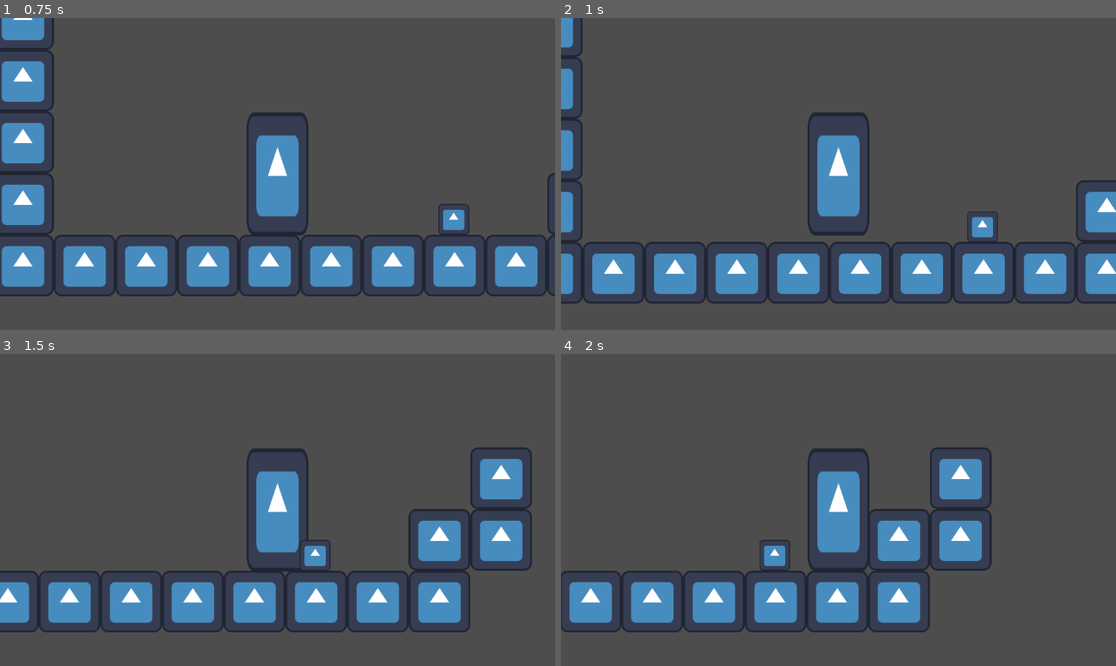
Above: before the commit, frames 1-4 (two rows, left to right).
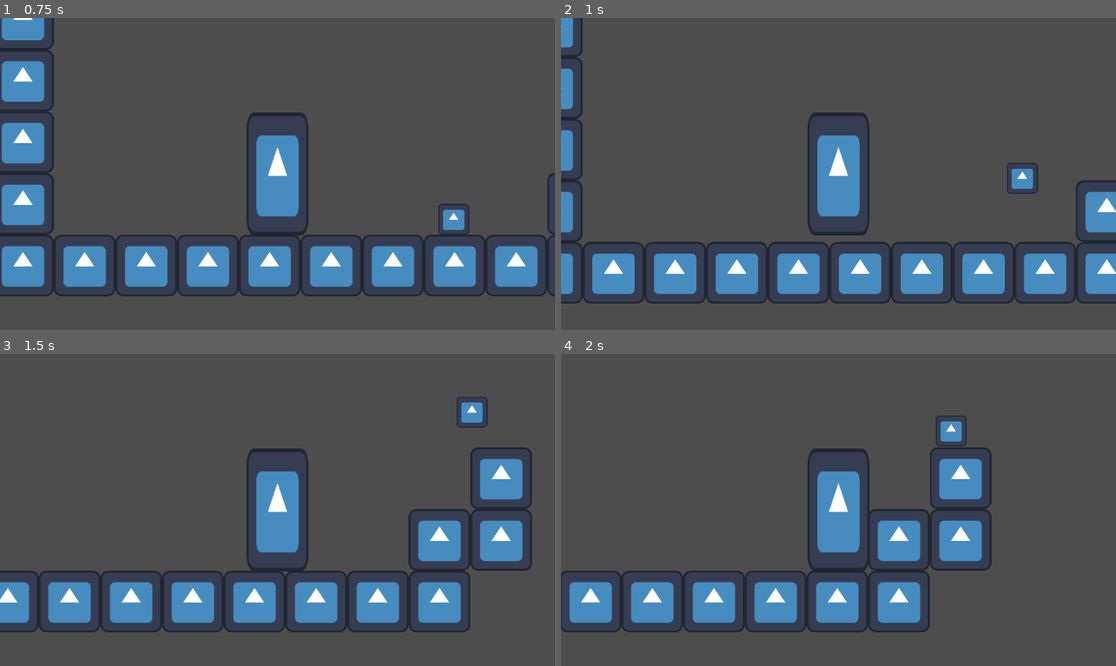
Above: after the commit, the same moments.

Repository: franmatijevic/GreekPlatformer
Game: Godot game, scene res://src/levels/generic_level.tscn
Same seed, same stepped clock (60 frames per second), same inputs: the game is played once before the commit and once after it. The engine's default icon, where the game draws it, is replaced by a stand-in: a white triangle on a blue panel in a dark square.
Inputs:
- Up to frame 1 (0.75 s): hold D (right) from 0.53 s (still down); tap Q (drop_item) at 0.6 s
- Up to frame 2 (1 s): keep holding D (right); tap W (up) at 0.77 s; tap Space (throw_item) at 0.8 s
- Up to frame 3 (1.5 s): keep holding D (right); tap Space (throw_item) at 1.35 s
- Up to frame 4 (2 s): keep holding D (right); tap W (up) at 1.52 s; tap Q (drop_item) at 1.55 s

Frame 1 is identical in both runs. In frame 2, 0.7% of the frame differs, in the area x 73-86%, y 46-72%; in frame 3, 0.7%, in the area x 54-88%, y 13-70%; in frame 4, 0.7%.

Commit message:
Basic item throwing

Diff:
--- a/greekplatformer/src/items/itemScripts/throwable.gd
+++ b/greekplatformer/src/items/itemScripts/throwable.gd
@@ -1,6 +1,7 @@
 extends RigidBody2D
 
 var pickedUp:bool = false
+var throwForce:Vector2
 @onready var player = get_node("../Player")
 
 func _physics_process(delta):
@@ -17,9 +18,11 @@
 				player.canPickUp = false
 
 	if Input.is_action_just_pressed("drop_item"):
+		linear_velocity = Vector2(0, -10)
 		pickedUp = false
 		player.canPickUp = true
-		if player.get_node("Icon").flip_h == false:
-			apply_impulse(Vector2(), Vector2(90, -10))
-		else:
-			apply_impulse(Vector2(), Vector2(-90, -10))
+
+	if Input.is_action_just_pressed("throw_item"):
+		pickedUp = false
+		player.canPickUp = true
+		linear_velocity = throwForce
--- a/greekplatformer/src/player/player.gd
+++ b/greekplatformer/src/player/player.gd
@@ -23,8 +23,12 @@
 
 func _physics_process(delta: float) -> void:
 	if(direction):
-		if(direction==-1): facing_direction=false
-		elif(direction==1): facing_direction=true
+		if(direction==-1):
+			facing_direction=false
+			get_node("../Rock").throwForce = Vector2(-500, -700)
+		elif(direction==1):
+			facing_direction=true
+			get_node("../Rock").throwForce = Vector2(500, -700)
 
 
 	if(coyoteBuffer>0):
